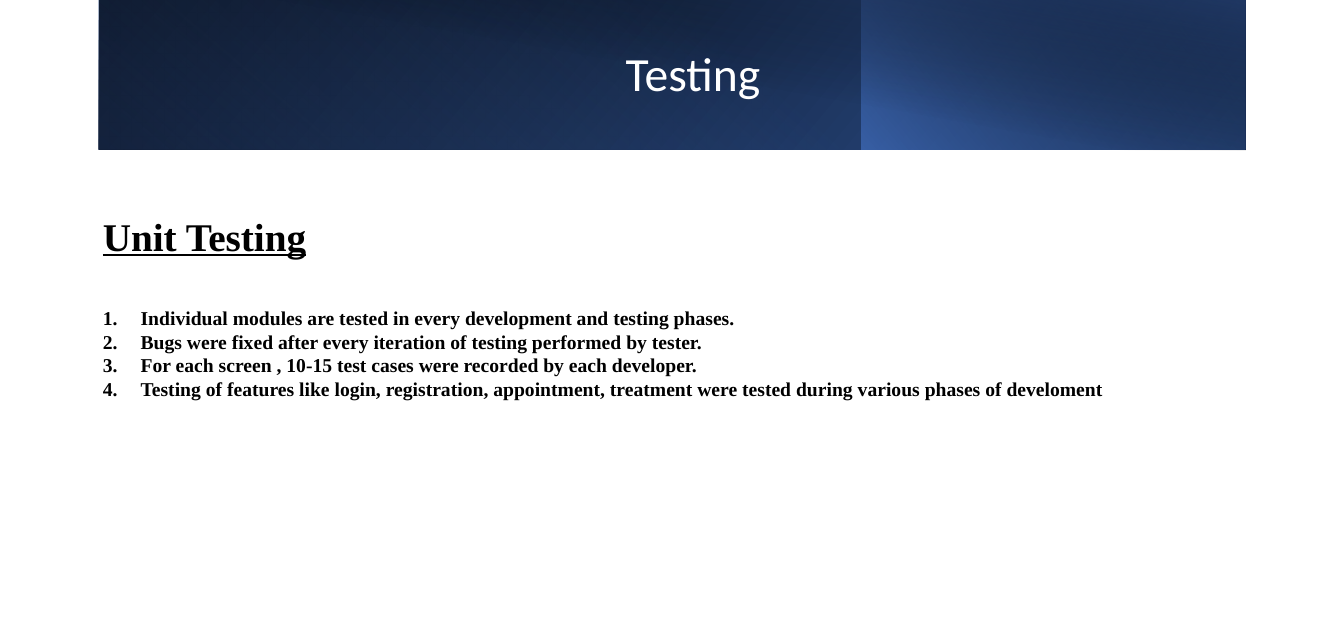
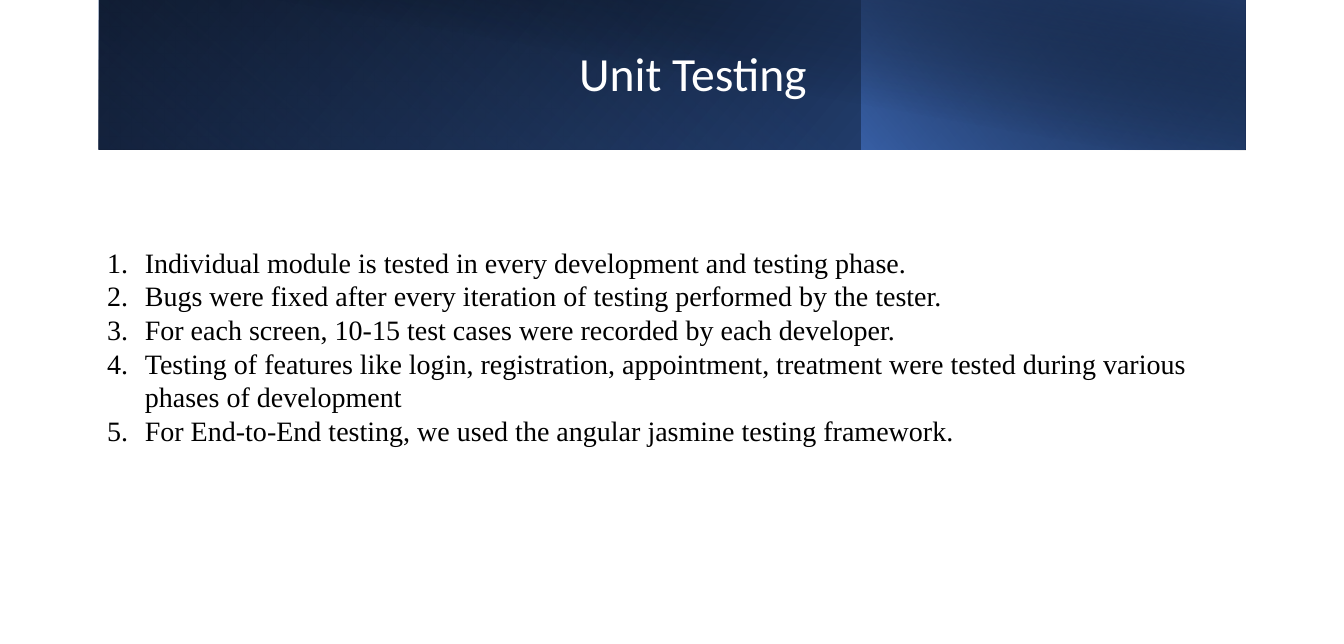
Before and after one commit to abhayarora23UNT/HMS_WebApp, a slide deck: slide 20 of HMS/Untignitots-del-5.pptx (slide 19 before the commit). Drawn at 1344x644 pixels with LibreOffice and Linux fonts; fonts in the diff are those of the drawing. Boxes give left, top, right and bottom in pixels: in the first picture for what was removed or moved away, otherwise in the second. Text is boxed around its words. In the diff, an @@ line names an element or a change of style, - is before the commit and + after.

```diff
--- a/HMS/Untignitots-del-5.pptx
+++ b/HMS/Untignitots-del-5.pptx
@@ title at (579, 58, 806, 99): text changed @@
-Testing
+Unit Testing
@@ text at (145, 253, 1185, 446): text changed; size 14 to 20 pt; bold off @@
-Unit Testing
-1. Individual modules are tested in every development and testing phases.
-2. Bugs were fixed after every iteration of testing performed by tester.
-3. For each screen , 10-15 test cases were recorded by each developer.
-4. Testing of features like login, registration, appointment, treatment were tested during various phases of develoment
+1. Individual module is tested in every development and testing phase.
+2. Bugs were fixed after every iteration of testing performed by the tester.
+3. For each screen, 10-15 test cases were recorded by each developer.
+4. Testing of features like login, registration, appointment, treatment were tested during various phases of development
+5. For End-to-End testing, we used the angular jasmine testing framework.
```
Also in this commit, not shown: 3 other slides changed, 1 slide added.
